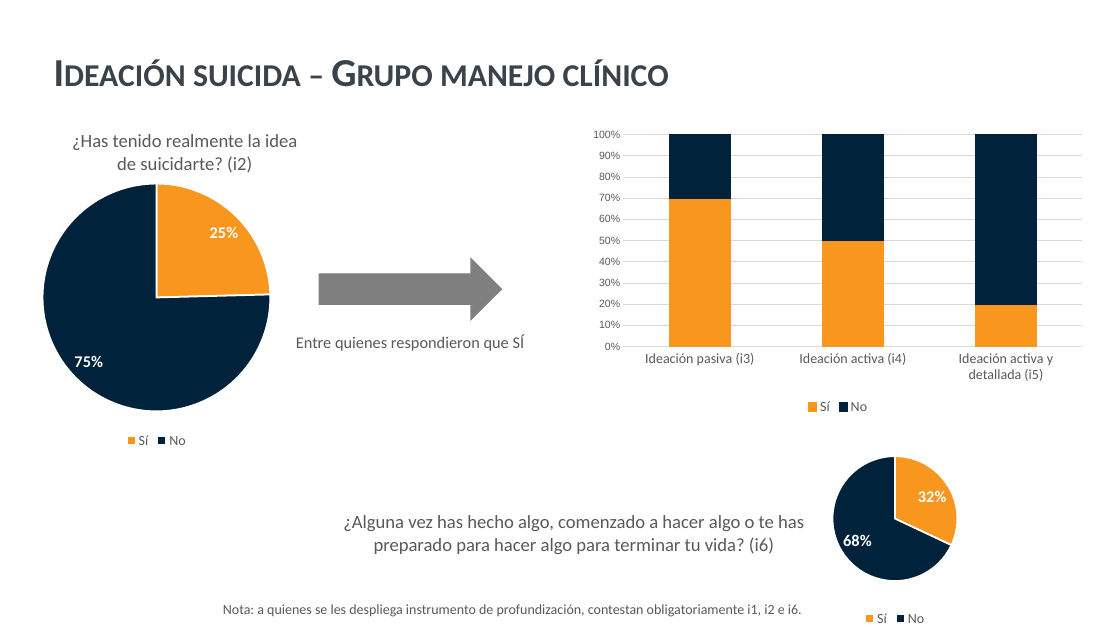
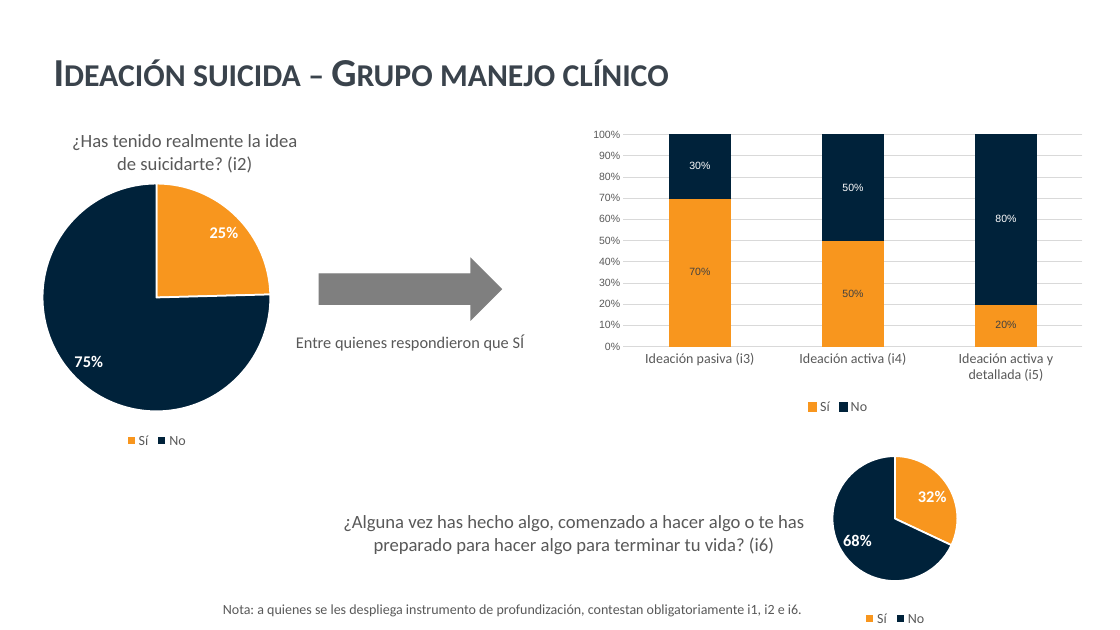
Before and after one commit to SebaValenzuela/RBDUOC2025, a slide deck: slide 35 of reports/templates/template-prueba.pptx. Drawn at 1120x630 pixels with LibreOffice and Linux fonts; fonts in the diff are those of the drawing; background and template pictures are left out. Boxes give left, top, right and bottom in pixels: in the first picture for what was removed or moved away, otherwise in the second. Text is boxed around its words. In the diff, an @@ line names an element or a change of style, - is before the commit and + after.

```diff
--- a/reports/templates/template-prueba.pptx
+++ b/reports/templates/template-prueba.pptx
@@ column stacked chart at [583, 123, 1093, 418] @@
@@ data labels of Sí added @@
@@ data labels of No added @@
```
Also in this commit, not shown: 13 other slides changed, 12 other files.
